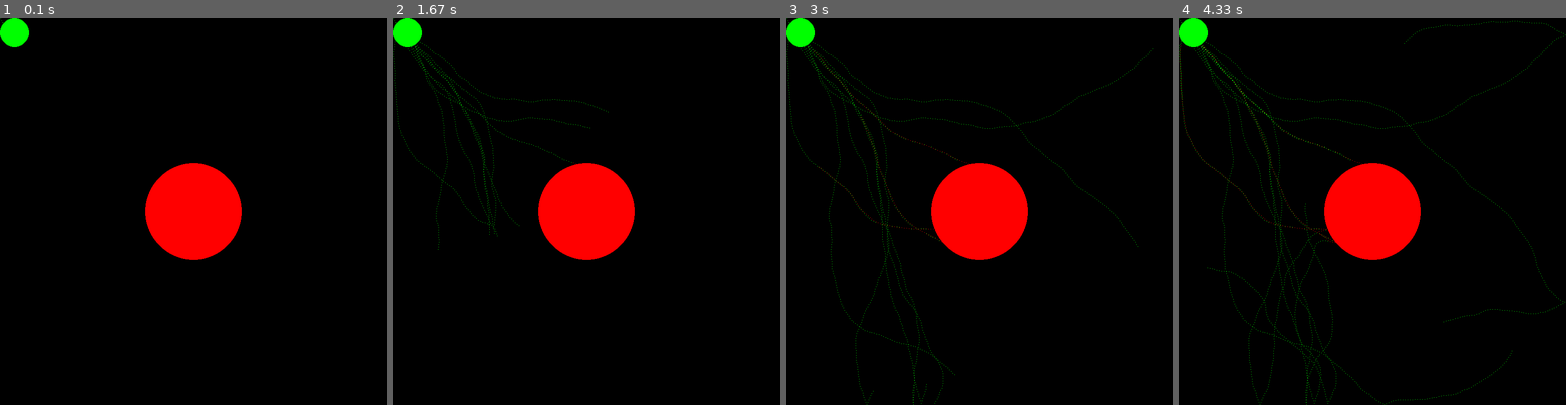
Above: before the commit, frames 1-4 (left to right).
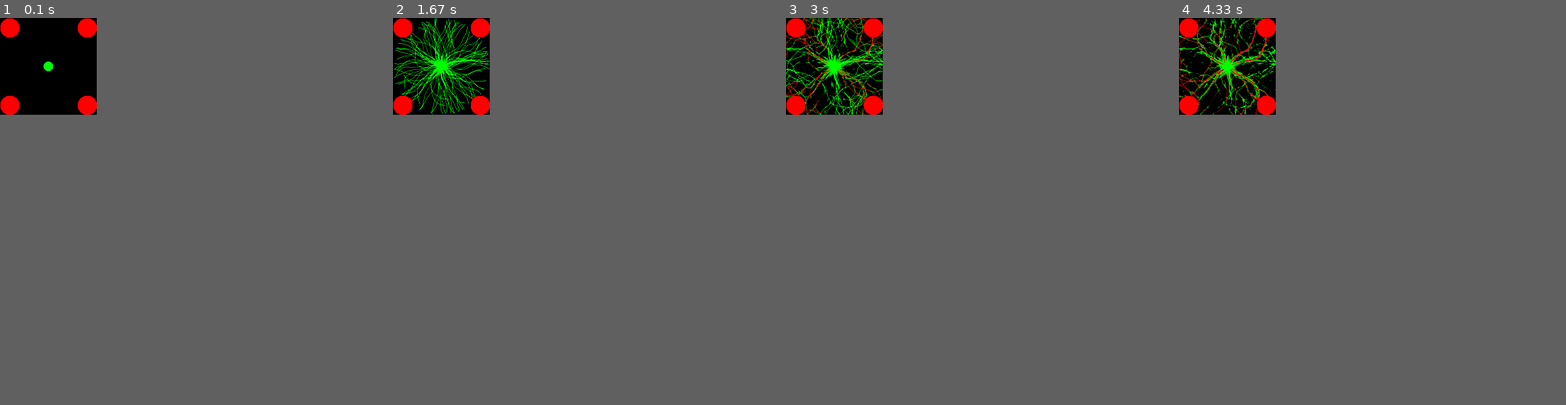
Above: after the commit, the same moments.

Repository: KiRum89/ant_colony
Game: pygame game, started from colony_game.py
Same seed, same stepped clock (60 frames per second), same inputs: the game is played once before the commit and once after it.
Inputs (mouse positions are in pixels of both pictures, inside the frame that each line leads up to):
- Up to frame 1 (0.1 s): no input
- Up to frame 2 (1.67 s): no input
- Up to frame 3 (3 s): press the mouse at (832, 48) at 1.87 s; move the mouse to (851, 76) at 1.97 s; release the mouse at (871, 103) at 2.1 s; press the mouse at (832, 48) at 2.2 s; move the mouse to (840, 52) at 2.3 s; release the mouse at (855, 56) at 2.43 s; press the mouse at (832, 48) at 2.53 s; move the mouse to (847, 56) at 2.63 s; release the mouse at (863, 64) at 2.77 s; press the mouse at (832, 48) at 2.87 s; move the mouse to (816, 52) at 2.97 s
- Up to frame 4 (4.33 s): release the mouse at (1198, 52) at 3.1 s; press the mouse at (1225, 48) at 3.2 s; move the mouse to (1237, 45) at 3.3 s; release the mouse at (1248, 41) at 3.43 s; press the mouse at (1225, 48) at 3.53 s; move the mouse to (1209, 56) at 3.63 s; release the mouse at (1198, 60) at 3.77 s; press the mouse at (1225, 48) at 3.87 s; move the mouse to (1213, 52) at 3.97 s; release the mouse at (1206, 56) at 4.1 s; press the mouse at (1225, 48) at 4.2 s; move the mouse to (1237, 52) at 4.3 s
In our replay, the window is 800x800 before the commit and 200x200 after it. These sizes can differ from the game's own. Grey fills any space a smaller window leaves; there, only what the larger window draws over its background counts as a difference.

The runs differ from the first frame. In frame 1, 6.0% of the frame differs, in the area x 0-63%, y 0-63%; in frame 2, 7.3%; in frame 3, 7.7%, in the area x 0-95%, y 0-100%; in frame 4, 7.6%.

Commit message:
working version with diffusion

Diff:
--- a/ant.py
+++ b/ant.py
@@ -23,8 +23,6 @@
         self.path = [self.r]
         NUM_SEC = 4
         self.angles = np.linspace(-self.alpha/2,self.alpha/2,NUM_SEC)
-        self.X=np.linspace(0,w.W,w.W//self.speed)
-        self.Y = np.linspace(0,w.H,w.H//self.speed)
 
     def rotMatrix(self,dphi):
         return np.array([[np.cos(dphi),-np.sin(dphi)],[np.sin(dphi),np.cos(dphi)]])
@@ -40,80 +38,76 @@
             self.dr[0] =-self.dr[0]
         elif r[1]>w.H or r[1]<0:
              self.dr[1] =-self.dr[1]
+
         self.r = self.r + self.dr
         self.path.append(self.r)
 
 
-    def decide(self,*trail):
+    def decide(self,trail):
         dphi = np.random.uniform(-self.beta/2,self.beta/2)
         ex = self.dr/self.norm(self.dr)
         self.dr = self.speed*self.rotate(ex,dphi)
-        if len(trail)!=0:
-            arr=self.get_pherom_counts(trail[0])
-            if len(arr)!=0:
-                arr=sorted(arr, key = lambda el: el[1])
-                counts=np.asarray([el[1] for el in arr])
-                if np.any(counts!=0):
-                    self.dr = np.asarray(arr[2][0])
-                else:
-                    pass
-
-        self.next_dr = self.dr
-
-    def get_cell(self,r):
-        idx_x = np.where(self.X<=r[0])[0][-1]
-        idx_y = np.where(self.Y<=r[1])[0][-1]
-
-        return [idx_x,idx_y]
+        arr=self.get_pherom_counts(trail)
+        arr=sorted(arr, key = lambda el: el[1])
+        counts=np.asarray([el[1] for el in arr])
+        if np.any(counts!=0):
+            self.dr = np.asarray(arr[-1][0])
+
+
+    def get_cell(self,r,N,M):
+        #e.g. N,M = w.W//ant.speed-1
+        x,y = r
+        ax,ay = w.W/N,w.H/M
+        return [int(x/ax),int(y/ay)]
+
 
     def mark_trail(self,trail):
         # trail can be scout trail - trail ant passed before food
         # trail_cargo - ant has food and goes follows the trail_scout
-        i,j=self.get_cell(self.r)
-        val = (self.r,self.t)
-        if (i,j) not in trail:
-            trail[(i,j)]=[val]
-        else:
-            trail[(i,j)].append(val)
-        return (i,j)
+        i,j=self.get_cell(self.r,w.N,w.M)
+        trail[i,j]+=1
 
     def get_pherom_counts(self,trail):
         #trail is a dict. Keys are cell (i,j), values are pheromome coordinates
         # count of pheromes in the central part
-        # count pgeromes in the sides
-
-        m = {}
+        # count pheromes in the sides
+
+        m={}
+        ax,ay=w.W/w.M, w.H/w.N
+
         #ant system of coordinates
         ex = self.dr/self.norm(self.dr)
         ey = self.rotate(ex,np.pi/2)
 
         angles_av = 0.5*(self.angles[0:-1]+self.angles[1:])
         for angle in angles_av:
-            dr = tuple(self.speed*(np.cos(angle)*ex+np.sin(angle)*ey)) # convert to touple for hashable
-            m[dr]=0
+            dr = self.speed*(np.cos(angle)*ex+np.sin(angle)*ey)
+
         sector_cells = self.get_sector_cells()
-        count = 0
         for (i,j) in sector_cells:
-            count+=1
-            pheroms = trail.get((i,j),None)
-            if pheroms!=None:
-                for pher in pheroms:
-                    #print('pher',len(pheroms))
-                    coor = pher[0]
-                    vec=(coor-self.r)
-                    if self.norm(vec)<=self.R:
-                        vec = vec/self.norm(vec)
-                        vec_y_ant = np.dot(vec,ey)
-                        idx1=np.where(np.sin(self.angles)<=vec_y_ant)[0] # last element with smaller angle
-                        idx2=np.where(np.sin(self.angles)>=vec_y_ant)[0] # first element with larger angle
-                        if len(idx1)!=0 and len(idx2)!=0:
-                            idx1 = idx1[-1]
-                            idx2 = idx2[0]
-                            angle = 0.5*(self.angles[idx1] + self.angles[idx2])
-                            assert(np.abs(idx1-idx2)==1)
-                            dr = tuple(self.speed*(np.cos(angle)*ex+np.sin(angle)*ey)) # convert to touple for hashable
-                            m[dr]+=1
-        ret = []
+            # centers of the cells
+            xcenter = (i*ax+(i+1)*ax)/2
+            ycenter = (j*ay+(j+1)*ay)/2
+            #
+            if trail[i,j]!=0:
+                coor = np.asarray([xcenter,ycenter])
+                vec=(coor-self.r)
+                if self.norm(vec)<=self.R:
+                    vec = vec/self.norm(vec)
+                    vec_y_ant = np.dot(vec,ey)
+                    idx1=np.where(np.sin(self.angles)<=vec_y_ant)[0] # last element with smaller angle
+                    idx2=np.where(np.sin(self.angles)>=vec_y_ant)[0] # first element with larger angle
+                    if len(idx1)!=0 and len(idx2)!=0:
+                        idx1 = idx1[-1]
+                        idx2 = idx2[0]
+                        angle = 0.5*(self.angles[idx1] + self.angles[idx2])
+                        dr = tuple(self.speed*(np.cos(angle)*ex+np.sin(angle)*ey)) # convert to touple for hashable
+
+                        if dr not in m:
+                            m[dr]=trail[i,j]
+                        else:
+                            m[dr]+=trail[i,j]
+            ret = []
         for k in m:
             ret.append((k,m[k]))
         return ret
@@ -137,17 +131,18 @@
                 vertices.append(r)
         idxs = []
 
+        # when vision sector is outside the domain
         for r in vertices:
             if r[0]<0:
                 r[0]=0
             elif r[0]>w.W:
-                r[0]=w.W
+                r[0]=w.W-1
             if r[1]<0:
                 r[1]=0
             elif r[1]>w.H:
-                r[1]=w.H
-
-            idxs.append(self.get_cell(r))
+                r[1]=w.H-1
+
+            idxs.append(self.get_cell(r,w.N,w.M))
 
         idxs = np.array(idxs)
         idx_x_min=np.min(idxs[:,0])
@@ -162,52 +157,44 @@
                 yield (i,j)
 
 
-
+    def bite(self,area):
+        i,j = self.r
+        i,j = int(i),int(j)
+        if area[i,j]==1:
+            area[i,j]=0
 
 
 
 if __name__ == "__main__":
 
     plt.ion()
-    def run2(ants,cells,T):
-        trail_home = {}
-
-        cells = np.array(cells)
+    trail = np.zeros((w.N,w.M))
+    def run2(ants,T):
+        trail_home = np.zeros((w.N,w.M))
+
         fig,ax = plt.subplots(1,1)
         def draw_grid(ax):
             ax.vlines(np.linspace(0,w.W,w.W),0,w.H)
             ax.hlines(np.linspace(0,w.H,w.H),0,w.W)
 
-        def plot(ants,T1,T2):
+        def plot(ants):
             for ant in ants:
                 path = np.array(ant.path)
-                ax.plot(path[T1:T2,0],path[T1:T2,1],'+')
-                #ax.plot(cells[:,0],cells[:,1],'+')
+                ax.plot(path[:,0],path[:,1],'+')
 
         #ant.get_pherom_counts(trail)
-        for ant in ants:
-            for t in range(0,T):
+        for t in range(0,T):
+
+
+            for ant in ants:
                 if t<T//2:
                     ant.mark_trail(trail_home)
                     ant.move()
-                    ant.decide()
-
-                else:
-                    if t==T//2:
-                       ant.dr = -ant.dr
-
-                       ant.move()
-                #ant.mark_trail(trail)
-                    else:
-                        if t%5==0:
-
-                            #draw_sight(ant)
-                            #print('lalal',ant.dr)
-                            ax.arrow(ant.r[0],ant.r[1],ant.dr[0],ant.dr[1])
-
-                        ant.decide(trail)
-                        ax.arrow(ant.r[0],ant.r[1],ant.next_dr[0],ant.next_dr[1],color='red')
-                        ant .move()
+                    ant.decide(trail)
+
+                    #draw_sight(ant)
+                    ax.arrow(ant.r[0],ant.r[1],ant.dr[0],ant.dr[1])
+
 
         plot(ants,0,T//2)
         plot(ants,T//2,T)
@@ -226,6 +213,5 @@
 
     ants=[Ant(np.array([1,1]),5,np.pi/2,0.1,0)]
 
-    cells = []
-
-    trail=run2(ants,cells,6000)
+
+    trail=run2(ants,6000)
--- a/area.py
+++ b/area.py
@@ -1,4 +1,5 @@
 import numpy as np
+
 # create a circular area
 class CircArea:
     def __init__(self,col,r0,R):
@@ -22,3 +23,35 @@
             if state[0]==True:
                 x0,y0 = pygame.mouse.get_pos()
                 self.r0 = np.array([x0,y0])
+
+class CircAreaGranular:
+    def __init__(self,col,r0,R,N,M):
+        # color, r0 (coordinates center), Radius
+        self.col = col
+        self.r0=r0
+        self.R=R
+        self.N = N
+        self.M = M
+
+    def create(self):
+        arr=np.zeros((self.N,self.M))
+        for i in range(0,self.N):
+            for j in range(0,self.M):
+                if (i-self.r0[0])**2+(j-self.r0[1])**2<self.R**2:
+                    arr[i,j]=1
+        self.arr=arr
+    def inside(self,r):
+        i,j = int(r[0]),int(r[1])
+        if self.arr[i,j]==1:
+            return True
+        else:
+            return False
+
+
+
+    def plot(self,pygame,gameDisplay):
+        for i in range(0,self.N):
+            for j in range(0,self.M):
+                if self.arr[i,j]==1:
+                    rect = pygame.Rect(i,j,1,1)
+                    pygame.draw.rect(gameDisplay,self.col,rect)
--- a/colony_game.py
+++ b/colony_game.py
@@ -2,12 +2,12 @@
 import sys
 import world as w
 import numpy as np
-from area import CircArea
+from area import CircArea, CircAreaGranular
 import pygame
 import time
 t1 = time.time()
 t=0
-ants=[Ant(np.array([1,1]),30,np.pi/3,5,t) for _ in range(0,10)]
+ants=[Ant(np.array([w.W/2,w.H/2]),10,2*np.pi/100*i,1,t) for i in range(0,100)]
 pygame.init()
 clock = pygame.time.Clock()
 gameDisplay = pygame.display.set_mode((w.W,w.H))
@@ -18,32 +18,34 @@
 red = (255,0,0)
 
 
-Lmax = 3000
-food = CircArea(red,np.array([w.W/2,w.H/2]),100)
-home = CircArea(green,np.array([30,30]),30)
+Lmax = 6000
+
+home = CircArea(green,np.array([w.W/2,w.H/2]),10)
+food_granular1 = CircAreaGranular(red,[20,20],20,w.N,w.M)
+food_granular1.create()
+food_granular2 = CircAreaGranular(red,[w.W-20,20],20,w.N,w.M)
+food_granular2.create()
+food_granular3 = CircAreaGranular(red,[w.W-20,w.H-20],20,w.N,w.M)
+food_granular3.create()
+food_granular4 = CircAreaGranular(red,[20,w.H-20],20,w.N,w.M)
+food_granular4.create()
 
 
-trail_scout={}
-trail_return = {}
-def plot_rect(trail,col):
-    for (i,j) in trail:
-        for pherom in trail[(i,j)]:
-            coor = pherom[0]
-            rect = pygame.Rect(coor[0],coor[1],1,1)
-            pygame.draw.rect(gameDisplay,col,rect)
+
+
+trail_scout=np.zeros((w.N,w.M))
+trail_return =np.zeros((w.N,w.M))
+def plot_rect_ant(ant):
+    if ant.scout==True:
+        c =(0,0,255)
+    else:
+        c = red
+    rect = pygame.Rect(ant.r[0],ant.r[1],1,1)
+    pygame.draw.rect(gameDisplay,c,rect)
+
+
 
 def plot_rect2(arr,Lmax):
-    print(len(arr))
-    if len(arr)>Lmax:
-        els = arr.pop(0)
-        for el in els:
-            r,m = el
-            if m == True:
-                c = green
-            else:
-                c = red
-            rect = pygame.Rect(r[0],r[1],1,1)
-            pygame.draw.rect(gameDisplay,(0,0,0),rect)
 
     if len(arr)>0:
         els = arr[-1]
@@ -56,28 +58,42 @@
             rect = pygame.Rect(r[0],r[1],1,1)
             pygame.draw.rect(gameDisplay,c,rect)
 
+def plot_trail(trail,idx):
+    col = [0,0,0,200]
+    for i in range(0,w.N)[::1]:
+        for j in range(0,w.M)[::1]:
+            if trail[i,j]>0.5:
+                rect = pygame.Rect(i,j,1,1)
+                col[idx] = np.min([255,int(255*trail[i,j])])
+                pygame.draw.rect(gameDisplay,tuple(col),rect)
+
 
 count_home = 0
 
 pause = False
-arr = []
 while 1:
 
-    #gameDisplay.fill((0,0,0))
-    food.drag(pygame)
-    home.drag(pygame)
-    pygame.draw.circle(gameDisplay,red,tuple(food.r0),food.R)
+    gameDisplay.fill((0,0,0))
+    #food.drag(pygame)
+    #home.drag(pygame)
 
-    pygame.draw.circle(gameDisplay,green,tuple(home.r0),home.R)
+    if pause==False:
+
+        food_granular1.plot(pygame,gameDisplay)
+        food_granular2.plot(pygame,gameDisplay)
+        food_granular3.plot(pygame,gameDisplay)
+        food_granular4.plot(pygame,gameDisplay)
+
+        plot_trail(trail_scout,1)
+        plot_trail(trail_return,0)
 
 
-    if pause==False:
-        arr1=[]
-        #plot_rect(trail_scout,green)
-        #plot_rect(trail_return,red)
-        plot_rect2(arr,Lmax)
+
         for ant in ants:
-            if food.inside(ant.r) and ant.scout==True:
+
+            #plot_rect_ant(ant)
+            if (food_granular1.inside(ant.r) or food_granular2.inside(ant.r) or food_granular3.inside(ant.r) or food_granular4.inside(ant.r))and ant.scout==True:
+
                 ant.scout = False
                 ant.dr = -ant.dr
                 ant.t = t
@@ -85,7 +101,8 @@
 
             if home.inside(ant.r) and ant.scout==False:
                 count_home += 1
-                print('count home {}'.format(count_home))
+
+                print('home {}'.format(count_home))
                 ant.dr = -ant.dr
                 ant.scout = True
                 col =green
@@ -94,21 +111,38 @@
             ant.t = t
             if ant.scout == True:
                 ant.mark_trail(trail_scout)
-                arr1.append((ant.r,ant.scout))
+                ant.bite(food_granular1.arr)
+                ant.bite(food_granular2.arr)
+                ant.bite(food_granular3.arr)
+                ant.bite(food_granular4.arr)
+
 
                 ant.move()
                 ant.decide(trail_return)
             else:
                 ant.mark_trail(trail_return)
-                arr1.append((ant.r,ant.scout))
+                ant.bite(food_granular1.arr)
+                ant.bite(food_granular2.arr)
+                ant.bite(food_granular3.arr)
+                ant.bite(food_granular4.arr)
+
 
                 ant.move()
                 ant.decide(trail_scout)
-
+            plot_rect_ant(ant)
         w.evap(trail_scout, Lmax,t)
         w.evap(trail_return, Lmax,t)
-        arr.append(arr1)
+        trail_scout=w.diffuse(trail_scout)
+        trail_return=w.diffuse(trail_return)
+
         t += 1
+        if t%100==0:
+            print(t)
+    #pygame.draw.circle(gameDisplay,red,tuple(food.r0),food.R)
+
+    pygame.draw.circle(gameDisplay,green,tuple(home.r0),home.R)
+
+
     pygame.display.update()
 
     for event in pygame.event.get():
--- a/run_colony.py
+++ b/run_colony.py
@@ -10,9 +10,9 @@
 
 if __name__ == "__main__":
 
-        T = 900 # number of steps
-        trail_scout = {} # no food
-        trail_return = {} #
+        T = 10000 # number of steps
+        trail_scout=np.zeros((w.H,w.W))
+        trail_return =np.zeros((w.H,w.W))
         fig,ax = plt.subplots(1,1)
         col = (0,255,0)
         green = (0,255,0)
@@ -30,13 +30,14 @@
 
         def plot_trail(trail,c):
             arr = []
-            for (i,j) in trail:
-                for pherom in trail[(i,j)]:
-                    if len(pherom)!=0:
-                        coor = pherom[0]
-                        arr.append(coor)
+            for i in range(0,w.N):
+
+                for j in range(0,w.M):
+                        coor = [i,j]
+                        if trail[i,j]!=0:
+                            arr.append(coor)
             arr = np.asarray(arr)
-            plt.plot(arr[:,0],arr[:,1],'x',c=c)
+            plt.plot(arr[:,0],arr[:,1],'-x',c=c)
 
         def run_ant(ant,t,areas):
             home,food = areas
@@ -69,7 +70,7 @@
             home = CircArea(green,[30,30],30)
 
 
-            ants=[Ant(np.array([1,1]),30,np.pi/2,5,0) for _ in range(0,10)]
+            ants=[Ant(np.array([1,1]),5,np.pi/2,1,0) for _ in range(0,100)]
 
             areas = [home,food]
             for t in range(0,T):
@@ -78,10 +79,13 @@
                     ant.t = t
                     run_ant(ant,t,areas)
 
-                w.evap(trail_scout,300,t)
-                w.evap(trail_return,300,t)
+                #w.evap(trail_scout,300,t)
+                #w.evap(trail_return,300,t)
 
                 t += 1
+                if t%100==0:
+                    print(t)
+
 
 
 
--- a/world.py
+++ b/world.py
@@ -1,14 +1,18 @@
 import numpy as np
+from scipy.ndimage import convolve
 import world as w
-H,W = 800,800
-
+H,W = 200,200
+M,N = 200,200
+ones=np.ones((N,M))
+def init(H,W,):
+    pass
 def evap(trail, timer,ctime):
     # ctime current time
     # if timer is exceeded, delet the pheromone
-    key_list=list(trail.keys())
 
-    for (i,j) in key_list:
-        pherom2=[pherom for pherom in trail[(i,j)] if (ctime-pherom[1])<timer]
-        trail[(i,j)] = pherom2
-        if len(pherom2)==0:
-            del trail[(i,j)]
+    trail-=1e-3
+    trail[np.where(trail<0)]=0
+
+def diffuse(trail):
+    M = 1/658*np.array([[1,1,1],[1,650,1],[1,1,1]])
+    return convolve(trail, M, mode='constant', cval=0.0)
